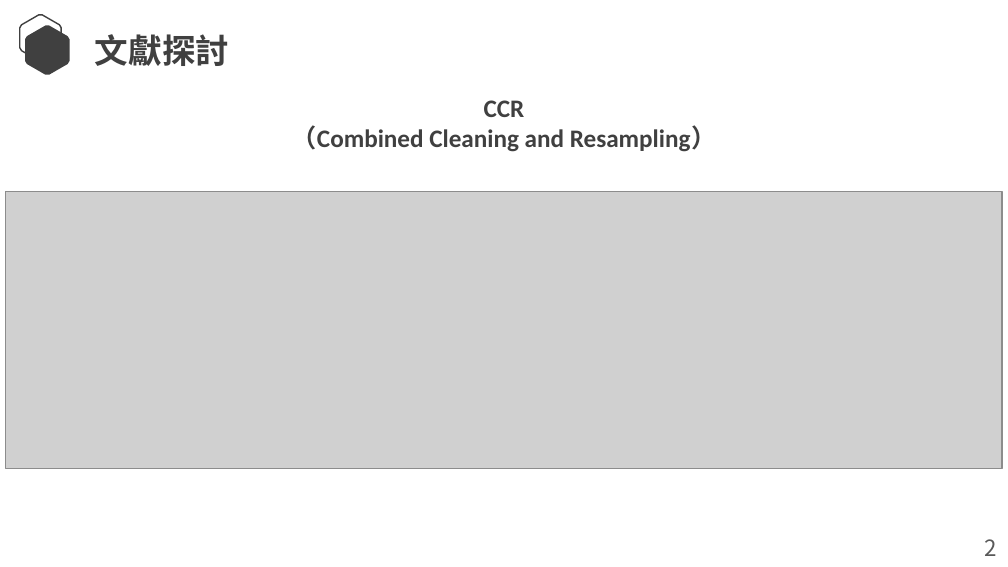
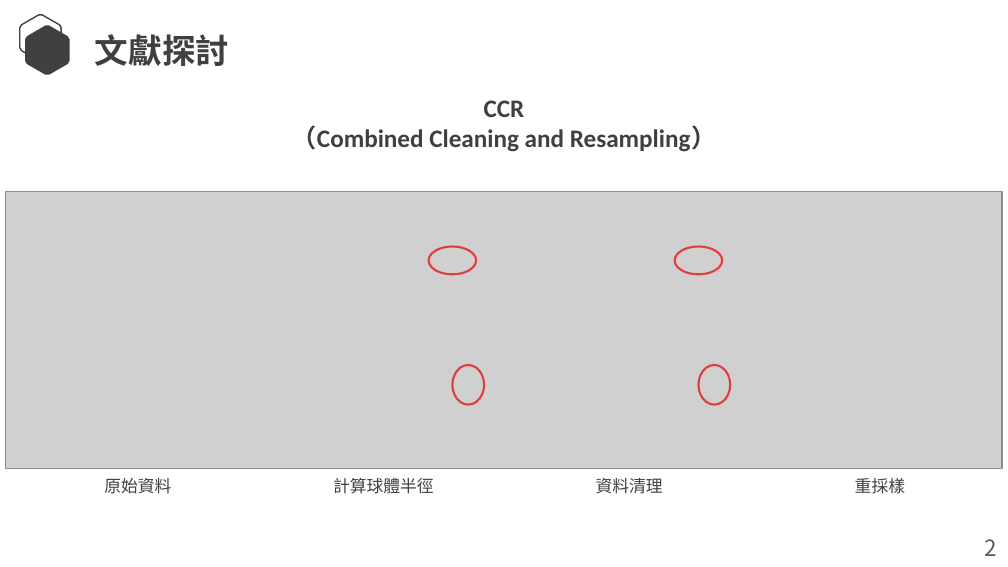
Before and after one commit to Lcwei-0708/lcwei-0708.github.io, a slide deck: slide 4 of data/paper/An Improved Unbalanced Data Classification Method Based on Hybrid Sampling Approach/An Improved Unbalanced Data Classification Method Based on Hybrid Sampling Approach.pptx. Drawn at 1008x567 pixels with LibreOffice and Linux fonts; fonts in the diff are those of the drawing; grey boxes stand for pictures. Boxes give left, top, right and bottom in pixels: in the first picture for what was removed or moved away, otherwise in the second. Text is boxed around its words. In the diff, an @@ line names an element or a change of style, - is before the commit and + after.

```diff
--- a/data/paper/An Improved Unbalanced Data Classification Method Based on Hybrid Sampling Approach/An Improved Unbalanced Data Classification Method Based on Hybrid Sampling Approach.pptx
+++ b/data/paper/An Improved Unbalanced Data Classification Method Based on Hybrid Sampling Approach/An Improved Unbalanced Data Classification Method Based on Hybrid Sampling Approach.pptx
@@ ellipse added at [428,247,476,275], outline #E03E3E 1.5 pt @@
@@ ellipse added at [674,247,722,275], outline #E03E3E 1.5 pt @@
@@ ellipse added at [453,365,484,404], outline #E03E3E 1.5 pt @@
@@ ellipse added at [699,365,730,404], outline #E03E3E 1.5 pt @@
@@ rounded rectangle added at [44,469,231,503], 12 pt, text #404040 @@
+原始資料
@@ rounded rectangle added at [290,469,477,503], 12 pt, text #404040 @@
+計算球體半徑
@@ rounded rectangle added at [536,469,723,503], 12 pt, text #404040 @@
+資料清理
@@ rounded rectangle added at [787,469,974,503], 12 pt, text #404040 @@
+重採樣
```
Also in this commit, not shown: 11 other slides changed.
